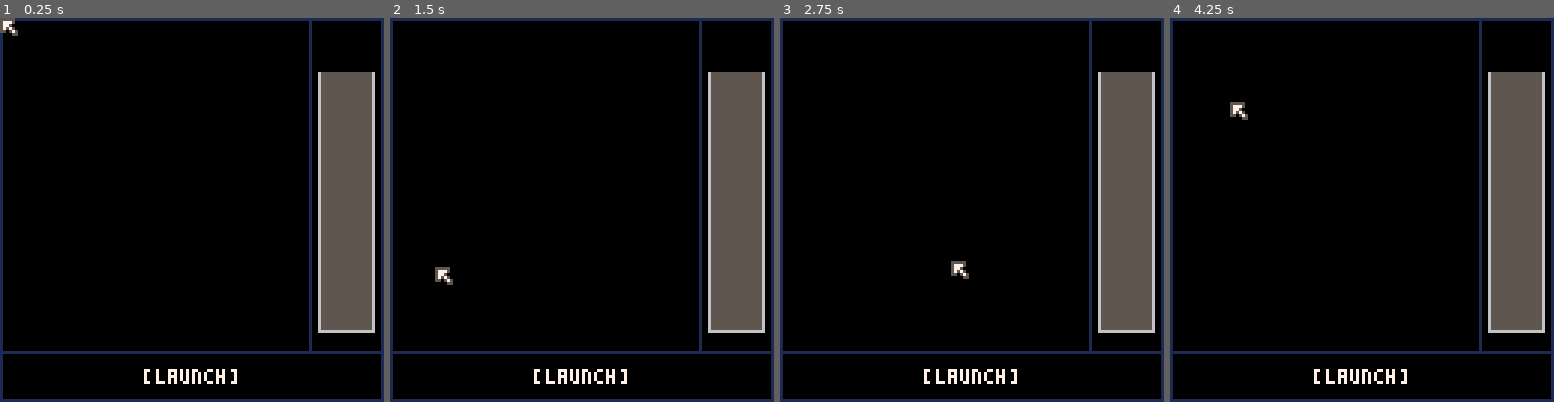
Above: before the commit, frames 1-4 (left to right).
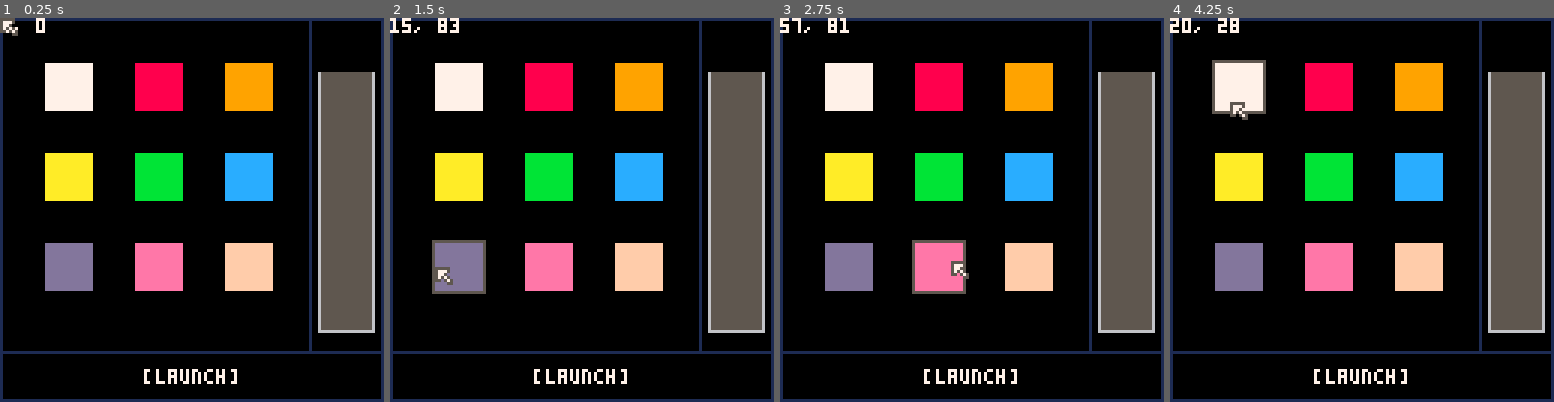
Above: after the commit, the same moments.

Repository: alstonStone/pico8_Fireworks
Game: PICO-8 cartridge main.p8
The game is run twice, just before and just after one commit, with the same random seed, the same clock (stepped at 60 frames per second) and the same inputs.
Inputs (mouse positions are in pixels of both pictures, inside the frame that each line leads up to):
- Up to frame 1 (0.25 s): no input
- Up to frame 2 (1.5 s): tap X (X key) at 0.33, 1.07 s; click (670, 121) at 0.67 s; click (436, 267) at 1.22 s
- Up to frame 3 (2.75 s): click (887, 114) at 1.77 s; tap X (X key) at 1.85 s; click (952, 259) at 2.32 s
- Up to frame 4 (4.25 s): click (1404, 106) at 2.87 s; tap X (X key) at 2.97, 4.08 s; click (1465, 256) at 3.42 s; click (1231, 102) at 3.97 s

The runs differ from the first frame. In frame 1, 14% of the frame differs, in the area x 1-72%, y 0-72%; in frame 2, 15%; in frame 3, 15%; in frame 4, 15%, in the area x 0-72%, y 0-72%.

Commit message:
Hover-able menu items.

Diff:
--- a/main.p8
+++ b/main.p8
@@ -5,6 +5,7 @@
 #include game-manager.lua
 #include test.lua
 #include menu.lua
+#include menu-items.lua
 
 function _init()
 
--- a/menu-item.lua
+++ /dev/null
@@ -1 +0,0 @@
--- menu item--
--- /dev/null
+++ b/menu-items.lua
@@ -0,0 +1,59 @@
+-- menu item--
+
+--[[
+a menu item has a position, made of an x y cord. Has an color that is displayed.
+On the clicking of a menue item there is a function that is run.
+
+]]--
+
+menue_items={}
+size=15
+
+function create_menu_item(x,y,color)
+	add(menue_items, {
+		x=x,
+		y=y,
+		color=color,
+		hover=false,
+		update = function(self)
+			--update code here
+			--check for mouse pos, if over button, draw boarder
+			if mx>=self.x and mx<=self.x+size and my>=self.y and my<=self.y+size then
+				self.hover=true
+			else
+				self.hover=false
+			end
+			--if over button and stat(32)==1, clicked, send info to firework builder
+		end,
+		draw = function(self)
+			if self.hover==true then
+			rect(self.x-1,self.y-1,self.x+size+1,self.y+size+1,5)
+			end
+			rectfill(self.x,self.y,self.x+size,self.y+size,self.color)
+		end
+	})
+end
+
+function update_menu_items()
+	for i in all(menue_items) do i:update() end
+end
+
+function draw_menu_items()
+	for i in all(menue_items) do i:draw() end
+end
+
+
+function menu_items_init()
+
+	create_menu_item(1*15,1*15,7)
+	create_menu_item(3*15,1*15,8)
+	create_menu_item(5*15,1*15,9)
+
+	create_menu_item(1*15,3*15,10)
+	create_menu_item(3*15,3*15,11)
+	create_menu_item(5*15,3*15,12)
+
+	create_menu_item(1*15,5*15,13)
+	create_menu_item(3*15,5*15,14)
+	create_menu_item(5*15,5*15,15)
+end
--- a/menu.lua
+++ b/menu.lua
@@ -4,10 +4,14 @@
 	poke(0x5f2d, 0x1)
 	border_color=1
 	select_color=7
+	mx = 0
+  	my = 0
+	menu_items_init()
 end
 
 
 function menu_update()
+	update_menu_items()
 	update_mouse()
 end
 
@@ -15,6 +19,7 @@
 function menu_draw()
  cls()
  draw_border()
+ draw_menu_items()
  draw_mouse()--keep last to draw on top
 end
 
@@ -23,9 +28,6 @@
   mx = stat(32)
   my = stat(33)
   mbut = stat(34)
-  -- Relative movement (for FPS style or deltas)
-  rx = stat(38)
-  ry = stat(39)
 end
 
 
@@ -33,6 +35,7 @@
 	rect(0,0,127,127,border_color)
 	draw_display_section()
 	draw_launch_section()
+	print(stat(32)..", "..stat(33),0,0,7)
 end
 
 function draw_display_section()
@@ -50,7 +53,7 @@
 
 function draw_mouse()
 	--circfill(stat(32), stat(33), 2, 7)
-	spr(0,stat(32),stat(33))
+	spr(0,mx,my)
 end
 
 
